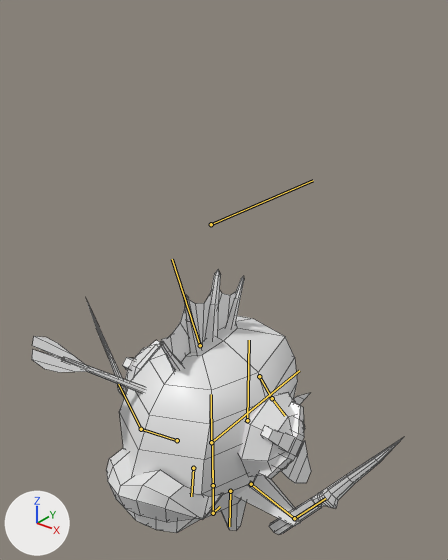
An edit to the FBX model PFA-Episode2/Assets/_Graph/Mesh/Rig_Chara/Rig_chara_fish.fbx, drawn before and after from the same camera.
Rendered twice from a 50 mm camera at (0.275, -0.326, 0.447) aimed at (-0.01, 0.03, 0.226). The lights are fixed; the arrows at lower left show +X, +Y and +Z. The bones that bend it are drawn over the model as lines. Mesh edges are drawn as thin lines.

The first picture shows 'msh_chara_fish'.
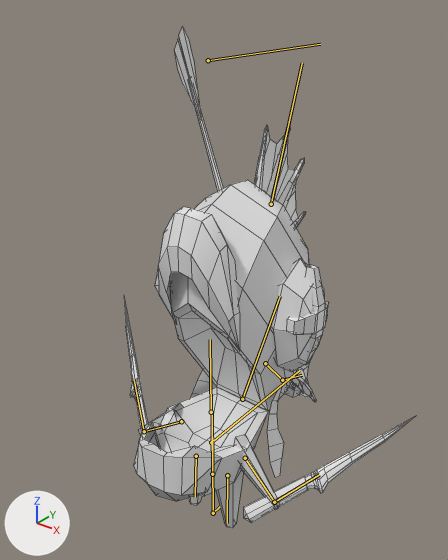
The newer file adds an action. The first version stands in its rest pose; the second is drawn at frame 21 of the action 'Anim_openm_fish'.

Changed parts and their boxes [x1, y1, x2, y2] in the pictures (448 x 560 px):
'msh_chara_fish', posed (22% narrower, 90% taller): before [32, 270, 403, 534]; after [124, 26, 414, 528]
bone 'mch_squash_stretch', root to tip: before (213, 513) to (212, 443); after (213, 513) to (212, 412)
bone 'Body_top', root to tip: before (247, 420) to (249, 340); after (242, 399) to (280, 296)
bone 'Tail_1', root to tip: before (259, 376) to (272, 398); after (265, 363) to (282, 380)
bone 'Tail_2', root to tip: before (272, 398) to (285, 415); after (282, 380) to (302, 375)
bone 'Left_hand', root to tip: before (251, 484) to (294, 518); after (245, 458) to (274, 502)
bone 'Right_hand', root to tip: before (177, 440) to (141, 429); after (181, 421) to (144, 431)

What the commit changed:
Bone 'mch_squash_stretch' (bone_mch_squash_stretch) is rescaled from (1.0, 1.0, 1.0) to (0.85, 1.4, 0.85).
Bone 'Body_top' (bone_body_top) turns from (0, 0, 0) to (-48, 0, 0) degrees about its own x, y and z.
Bone 'Tail_1' (bone_tail_1) turns from (0, 0, 0) to (73, 0, 0) degrees about its own x, y and z.
Bone 'Tail_2' (bone_tail_2) turns from (0, 0, 0) to (18, 0, 0) degrees about its own x, y and z.
Bone 'Left_hand' (bone_left_hand) turns from (0, 0, 0) to (17, -49, -19) degrees about its own x, y and z.
Bone 'Right_hand' (bone_right_hand) turns from (0, 0, 0) to (21, 38, 20) degrees about its own x, y and z.
